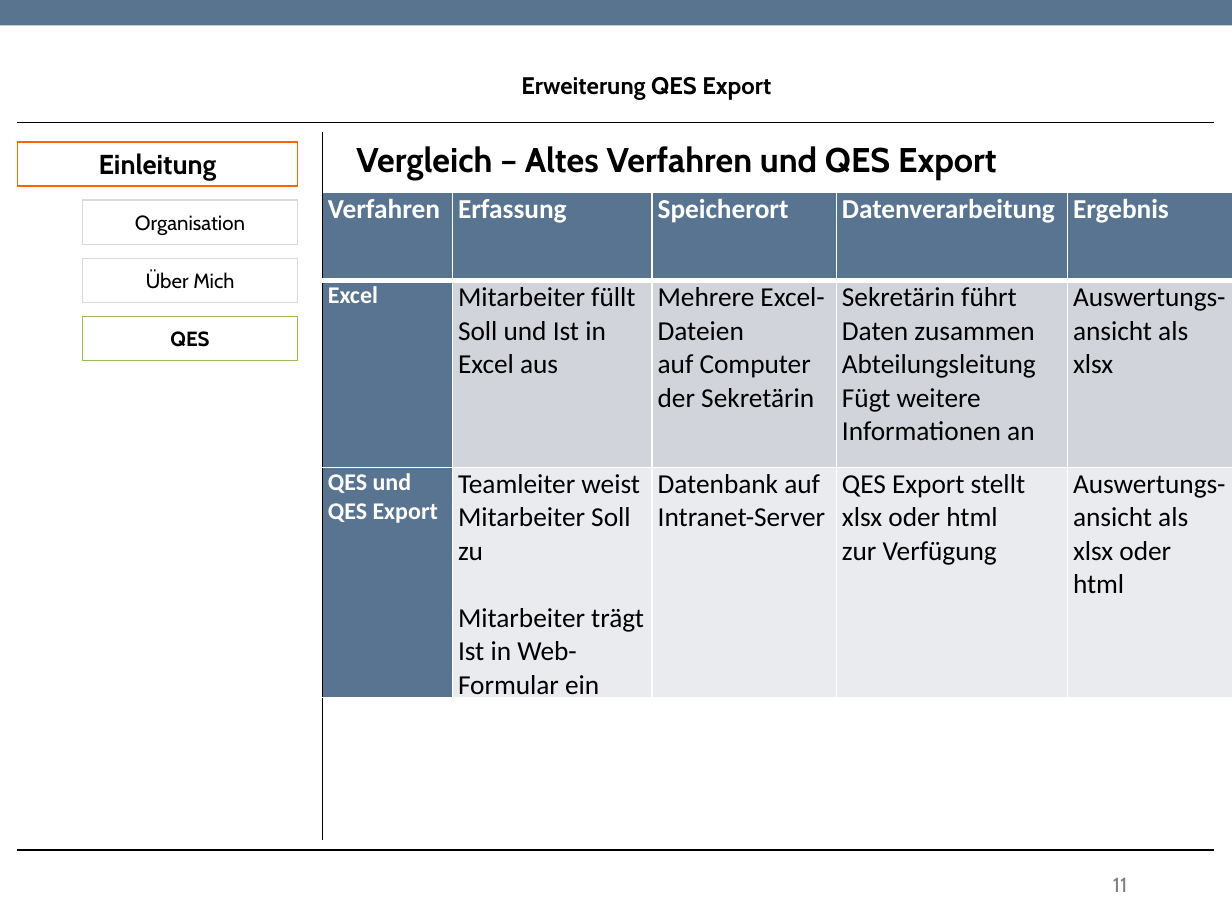
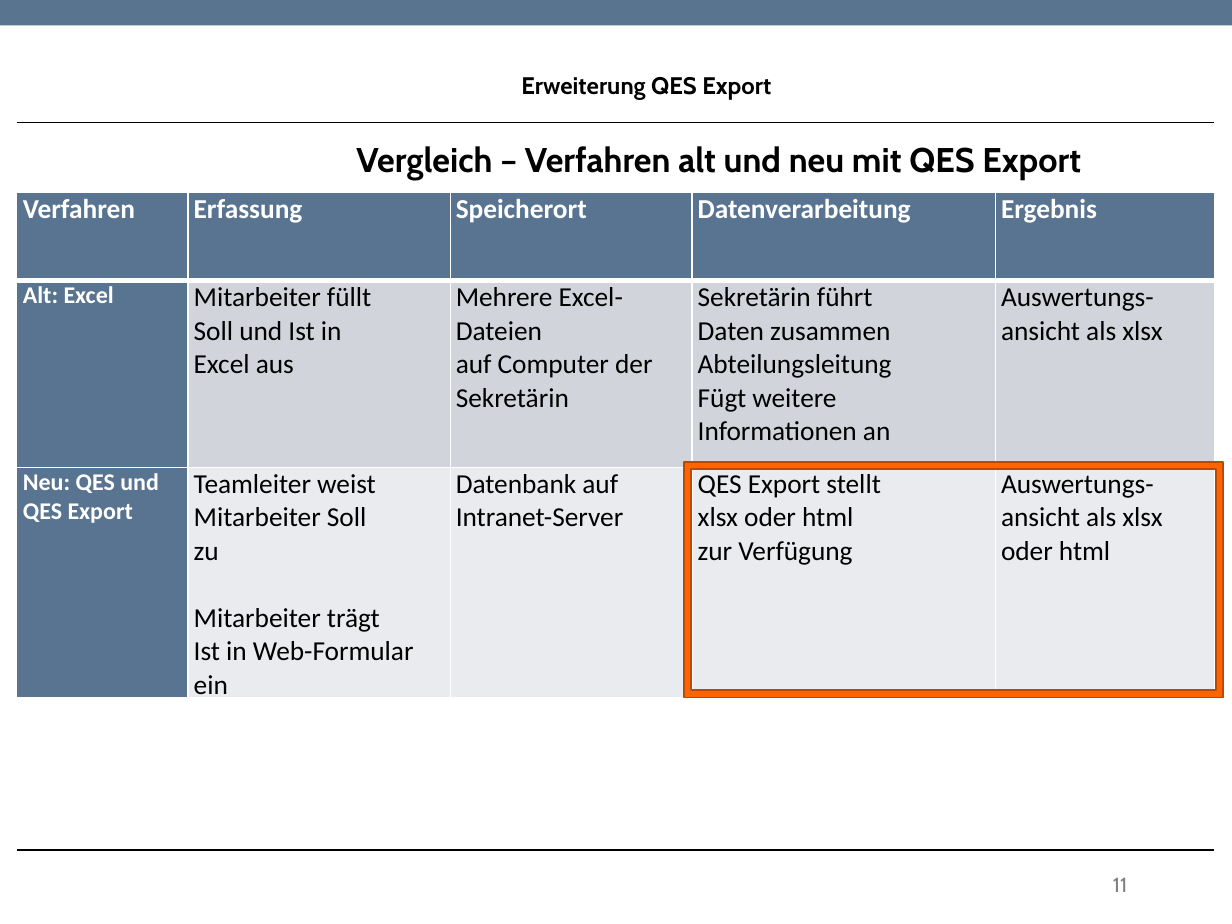
Before and after one commit to TwoHorus/dbExelExportLaravel, a slide deck: slide 11 of DOC/Fachgespraech.pptx. Drawn at 1232x924 pixels with LibreOffice and Linux fonts; fonts in the diff are those of the drawing; background and template pictures are left out. Boxes give left, top, right and bottom in pixels: in the first picture for what was removed or moved away, otherwise in the second. Text is boxed around its words. In the diff, an @@ line names an element or a change of style, - is before the commit and + after.

```diff
--- a/DOC/Fachgespraech.pptx
+++ b/DOC/Fachgespraech.pptx
@@ rectangle removed at (x1=17, y1=142, x2=298, y2=186) @@
-Einleitung
@@ line removed from (323, 132) to (323, 840) @@
@@ text at (x1=356, y1=146, x2=1081, y2=180): text changed @@
-Vergleich – Altes Verfahren und QES Export
+Vergleich – Verfahren alt und neu mit QES Export
@@ table at (x1=17, y1=192, x2=1215, y2=698) @@
-row 2, column 1: Excel
+row 2, column 1: Alt: Excel
-row 3, column 1: QES und / QES Export
+row 3, column 1: Neu: QES und / QES Export
@@ borders changed @@
@@ table resized from (x1=323, y1=192, x2=1232, y2=699) to (x1=17, y1=192, x2=1215, y2=698) @@
@@ frame added at (x1=684, y1=462, x2=1223, y2=697), fill #FF6400, outline #BD4A00 0.85 pt @@
```
Also in this commit, not shown: 1 other slide changed.
